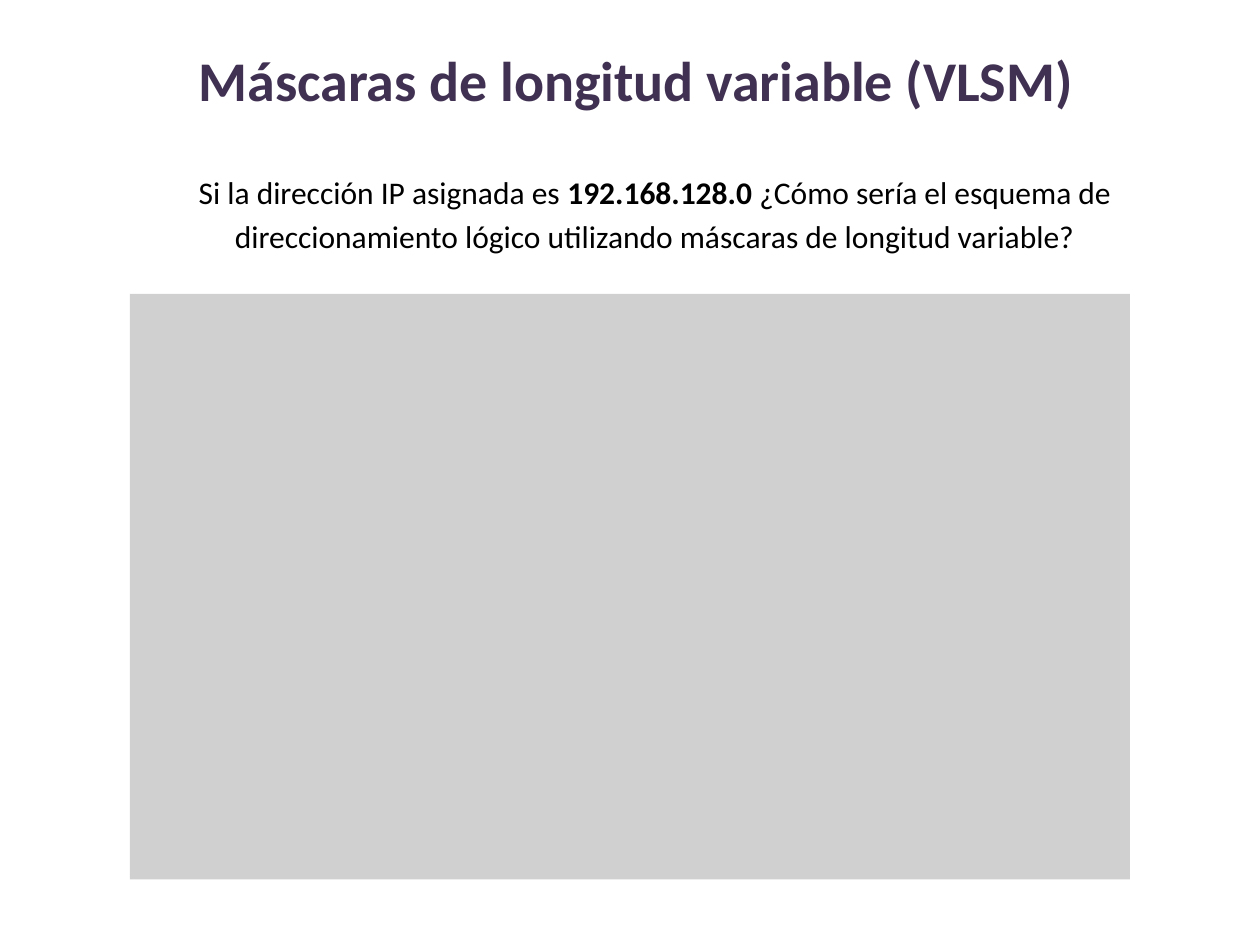
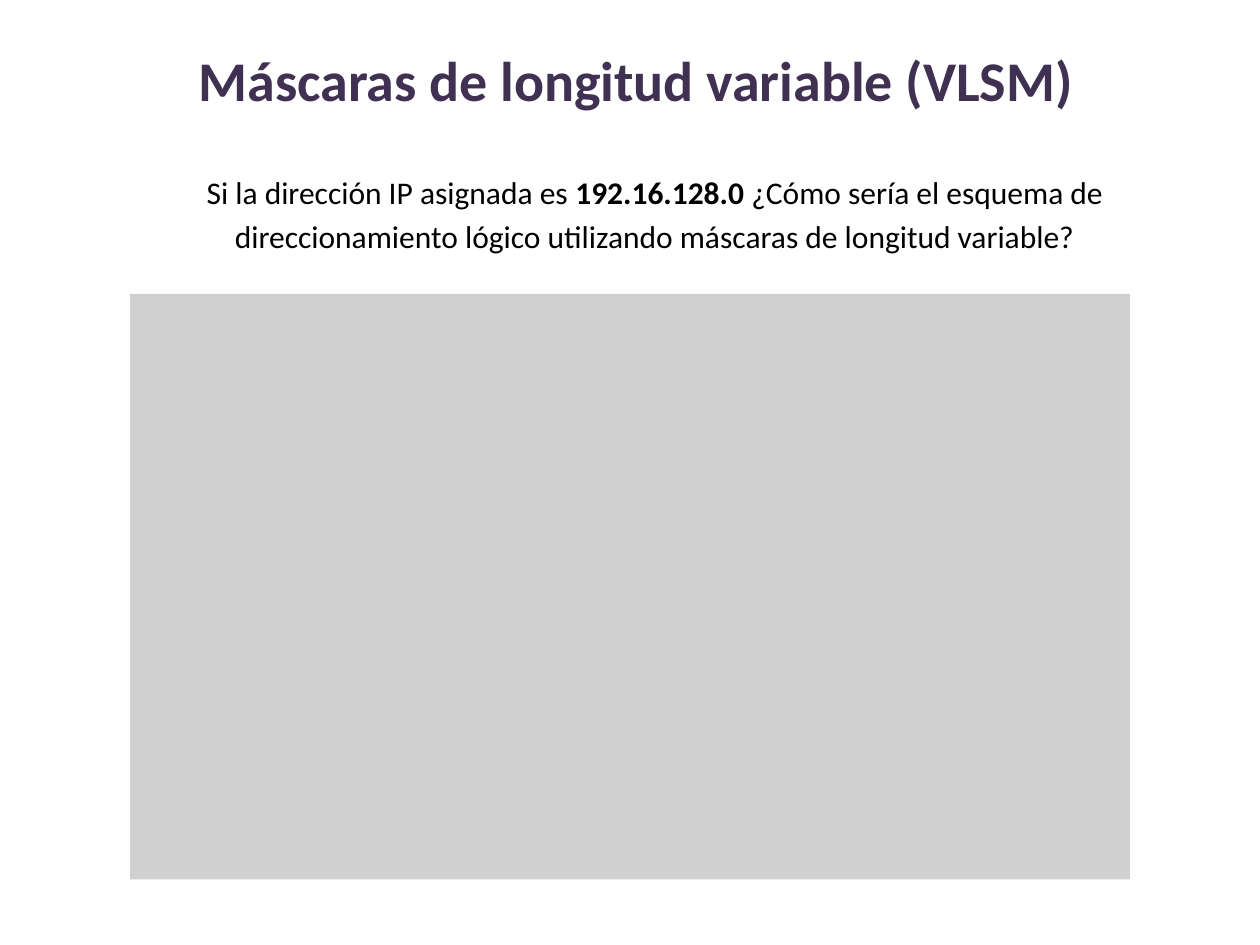
Before and after one commit to lizetheP/Seguridad, a slide deck: slide 6 of Calendario/Presentaciones/5_Subneteo_VLSM.pptx. Drawn at 1260x945 pixels with LibreOffice and Linux fonts; fonts in the diff are those of the drawing; grey boxes stand for pictures. Boxes give left, top, right and bottom in pixels: in the first picture for what was removed or moved away, otherwise in the second. Text is boxed around its words. In the diff, an @@ line names an element or a change of style, - is before the commit and + after.

```diff
--- a/Calendario/Presentaciones/5_Subneteo_VLSM.pptx
+++ b/Calendario/Presentaciones/5_Subneteo_VLSM.pptx
@@ text at [207, 182, 1102, 254]: text changed @@
-Si la dirección IP asignada es 192.168.128.0 ¿Cómo sería el esquema de direccionamiento lógico utilizando máscaras de longitud variable?
+Si la dirección IP asignada es 192.16.128.0 ¿Cómo sería el esquema de direccionamiento lógico utilizando máscaras de longitud variable?
```
Also in this commit, not shown: 2 other slides changed, 30 other files.
